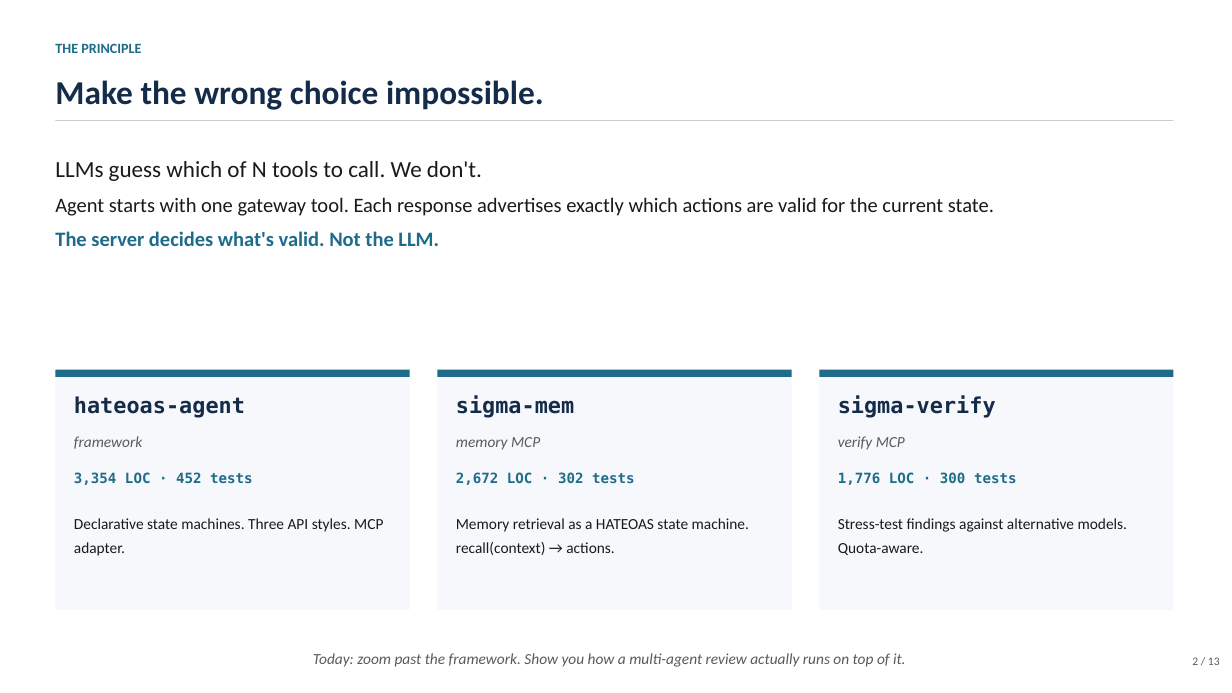
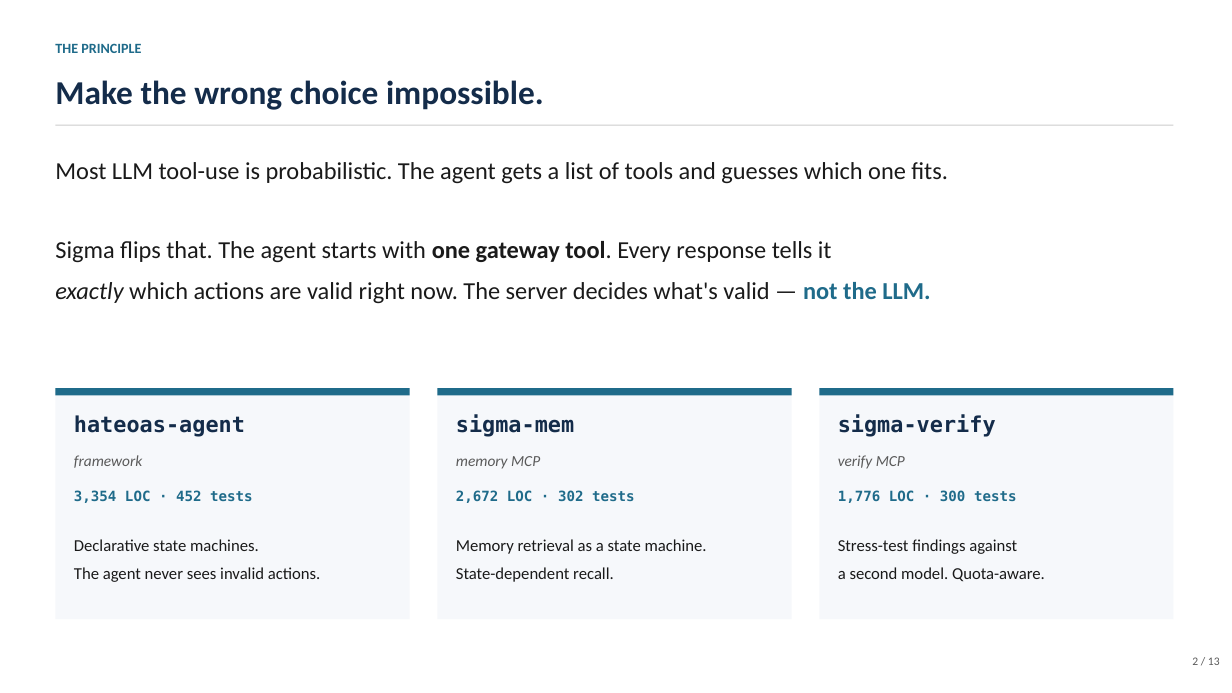
Before and after one commit to coloradored13/sigma-system-overview, a slide deck: slide 2 of sigma-system-demo.pptx. Drawn at 1232x693 pixels with LibreOffice and Linux fonts; fonts in the diff are those of the drawing. Boxes give left, top, right and bottom in pixels: in the first picture for what was removed or moved away, otherwise in the second. Text is boxed around its words. In the diff, an @@ line names an element or a change of style, - is before the commit and + after.

```diff
--- a/sigma-system-demo.pptx
+++ b/sigma-system-demo.pptx
@@ rectangle: place and size @@
-rectangle at <box>55,120,1174,121</box>
+rectangle at <box>55,125,1174,126</box>
@@ text at <box>55,162,948,303</box>: text changed; size 16 to 19 pt @@
-LLMs guess which of N tools to call. We don't.
-Agent starts with one gateway tool. Each response advertises exactly which actions are valid for the current state.
-The server decides what's valid. Not the LLM.
+Most LLM tool-use is probabilistic. The agent gets a list of tools and guesses which one fits.
+Sigma flips that. The agent starts with one gateway tool. Every response tells it
+exactly which actions are valid right now. The server decides what's valid — not the LLM.
@@ rectangle: place and size @@
-rectangle at <box>55,370,409,610</box>
+rectangle at <box>55,388,409,619</box>
@@ rectangle: place and size @@
-rectangle at <box>437,370,791,610</box>
+rectangle at <box>437,388,791,619</box>
@@ 9 texts, 3 rectangles: place and size @@
-9 texts, 3 rectangles at <box>55,370,1174,485</box>
+9 texts, 3 rectangles at <box>55,388,1174,503</box>
@@ rectangle: place and size @@
-rectangle at <box>820,370,1174,610</box>
+rectangle at <box>820,388,1174,619</box>
@@ text at <box>74,539,320,582</box>: text changed; size 12 to 13 pt @@
-Declarative state machines. Three API styles. MCP adapter.
+Declarative state machines.
+The agent never sees invalid actions.
@@ text at <box>456,539,707,582</box>: text changed; size 12 to 13 pt @@
-Memory retrieval as a HATEOAS state machine. recall(context) → actions.
+Memory retrieval as a state machine.
+State-dependent recall.
@@ text at <box>838,539,1045,582</box>: text changed; size 12 to 13 pt @@
-Stress-test findings against alternative models. Quota-aware.
+Stress-test findings against
+a second model. Quota-aware.
@@ text removed at <box>313,653,906,667</box> @@
-Today: zoom past the framework. Show you how a multi-agent review actually runs on top of it.
```
Also in this commit, not shown: 6 other slides changed, 4 slides added, 4 slides removed.
